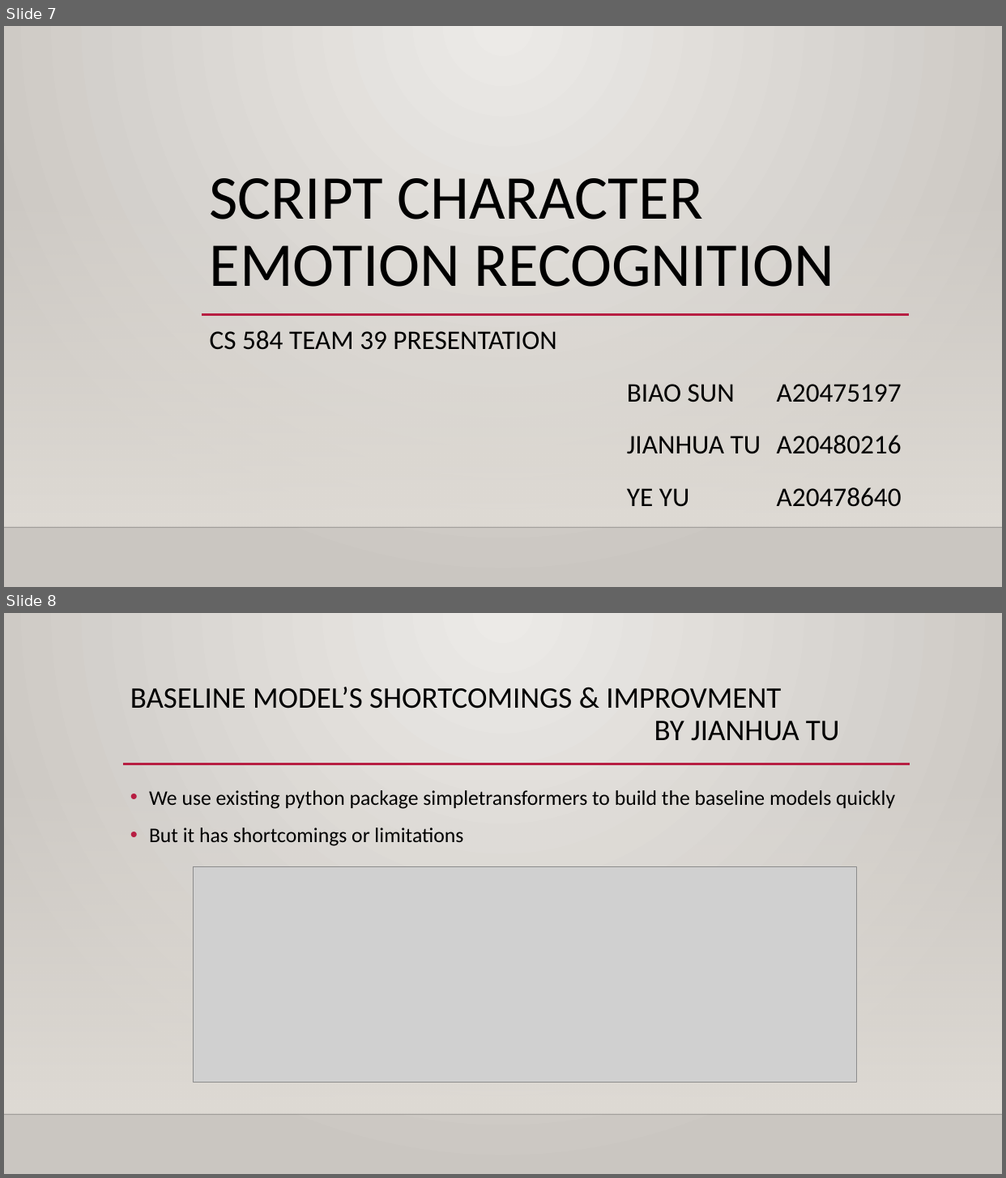
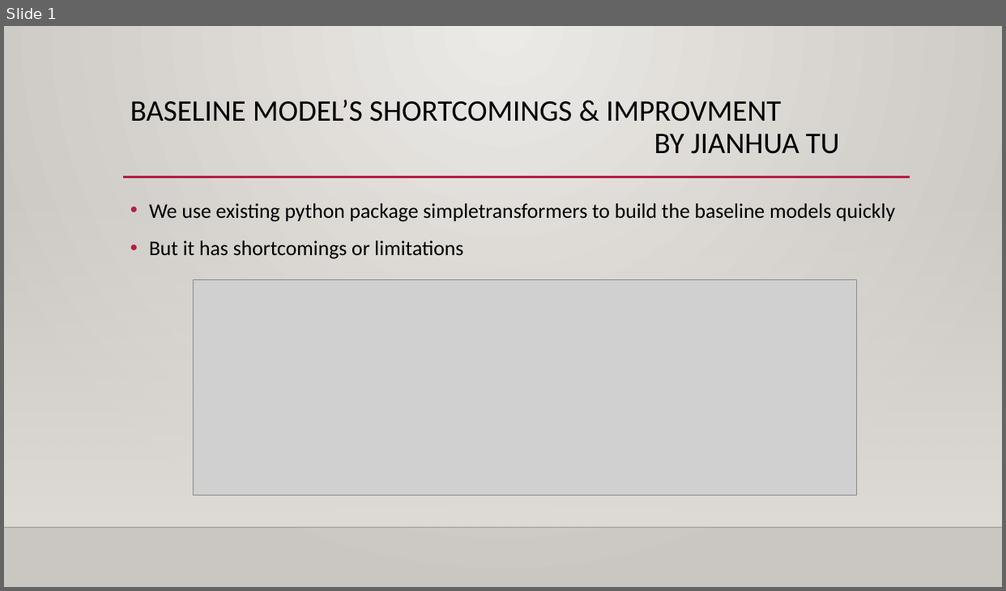
Before and after one commit to ErinYY/IIT-CS584-course-project-script_emotion, a slide deck: CS584_Team39_Presentation1_tjh.pptx. Shown one above the other, each under a label of ours: slides 7 and 8 before the commit, slide 1 after it. The pictures are 1006x1178 and 1006x591 pixels, drawn with LibreOffice and Linux fonts; fonts in the diff are those of the drawing; grey boxes stand for pictures; background and template pictures are left out. Boxes give left, top, right and bottom in pixels: in the first picture for what was removed or moved away, otherwise in the second. Text is boxed around its words. In the diff, an @@ line names an element or a change of style, - is before the commit and + after.

```diff
--- a/CS584_Team39_Presentation1_tjh.pptx
+++ b/CS584_Team39_Presentation1_tjh.pptx
@@ slide 7 removed at <box>4,26,1002,587</box>, background gradient #ECEAE7 to #CAC7C1; not listed: 2 template elements that a slide beside it also shows @@
@@ title removed at <box>210,178,835,287</box> @@
-SCRIPT CHARACTER EMOTION RECOGNITION
@@ line removed from (202, 315) to (909, 315) @@
@@ subtitle removed at <box>210,331,901,507</box> @@
-CS 584 TEAM 39 PRESENTATION
-BIAO SUN A20475197
-JIANHUA TU A20480216
-YE YU A20478640
@@ what was slide 8 is now slide 1 @@
```
Also in this commit, not shown: 1 slide changed, 1 slide added, 6 other slides removed.
